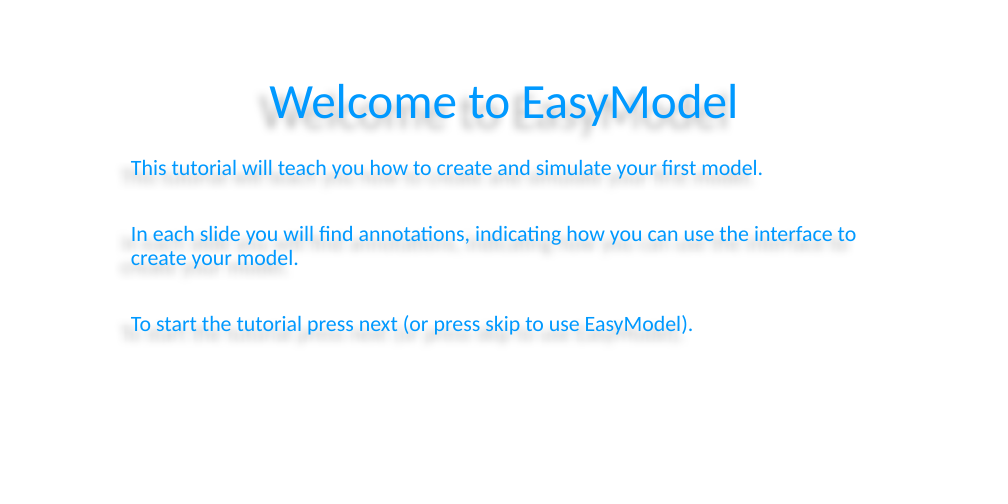
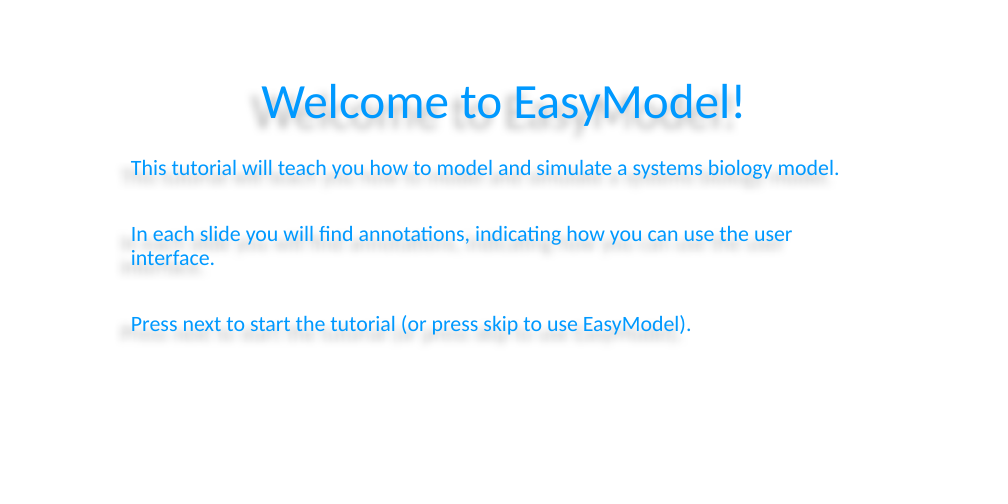
Before and after one commit to JordiBart/easymodel, a slide deck: slide 1 of Tutorial/EasyModel_Tutorial.pptx. Drawn at 1008x504 pixels with LibreOffice and Linux fonts; fonts in the diff are those of the drawing. Boxes give left, top, right and bottom in pixels: in the first picture for what was removed or moved away, otherwise in the second. Text is boxed around its words. In the diff, an @@ line names an element or a change of style, - is before the commit and + after.

```diff
--- a/Tutorial/EasyModel_Tutorial.pptx
+++ b/Tutorial/EasyModel_Tutorial.pptx
@@ title at (261,84,746,126): text changed @@
-Welcome to EasyModel
+Welcome to EasyModel!
@@ subtitle at (131,160,840,335): text changed @@
-This tutorial will teach you how to create and simulate your first model.
-In each slide you will find annotations, indicating how you can use the interface to create your model.
-To start the tutorial press next (or press skip to use EasyModel).
+This tutorial will teach you how to model and simulate a systems biology model.
+In each slide you will find annotations, indicating how you can use the user interface.
+Press next to start the tutorial (or press skip to use EasyModel).
```
Also in this commit, not shown: 3 other slides changed, 33 other files.
